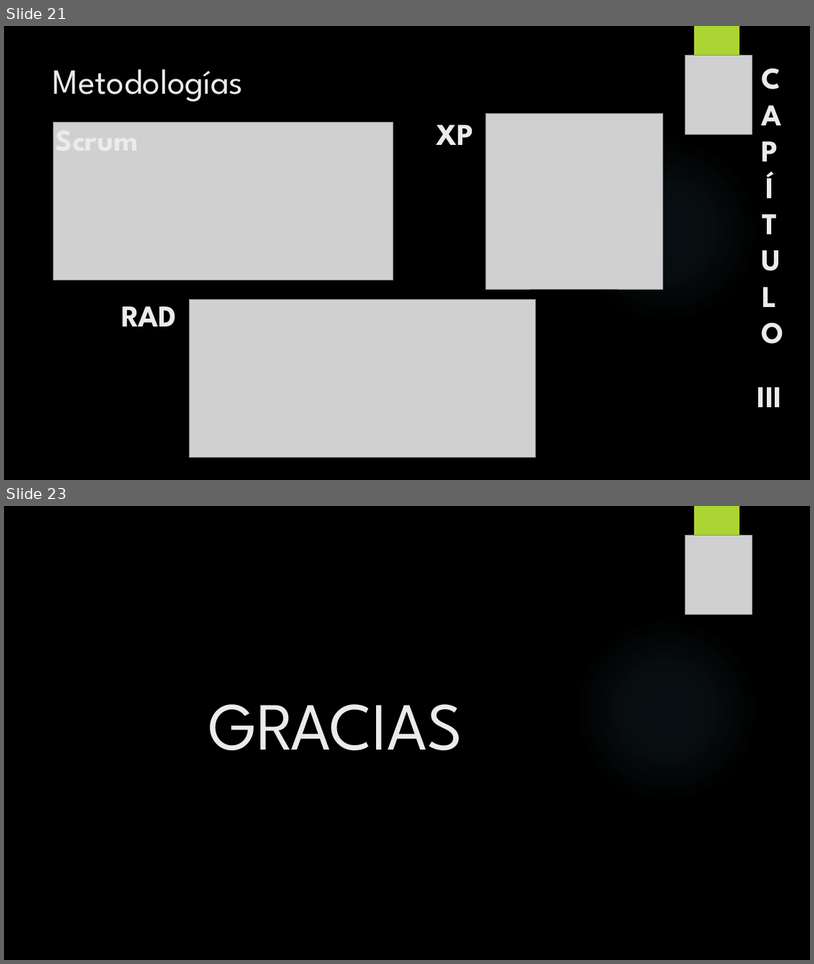
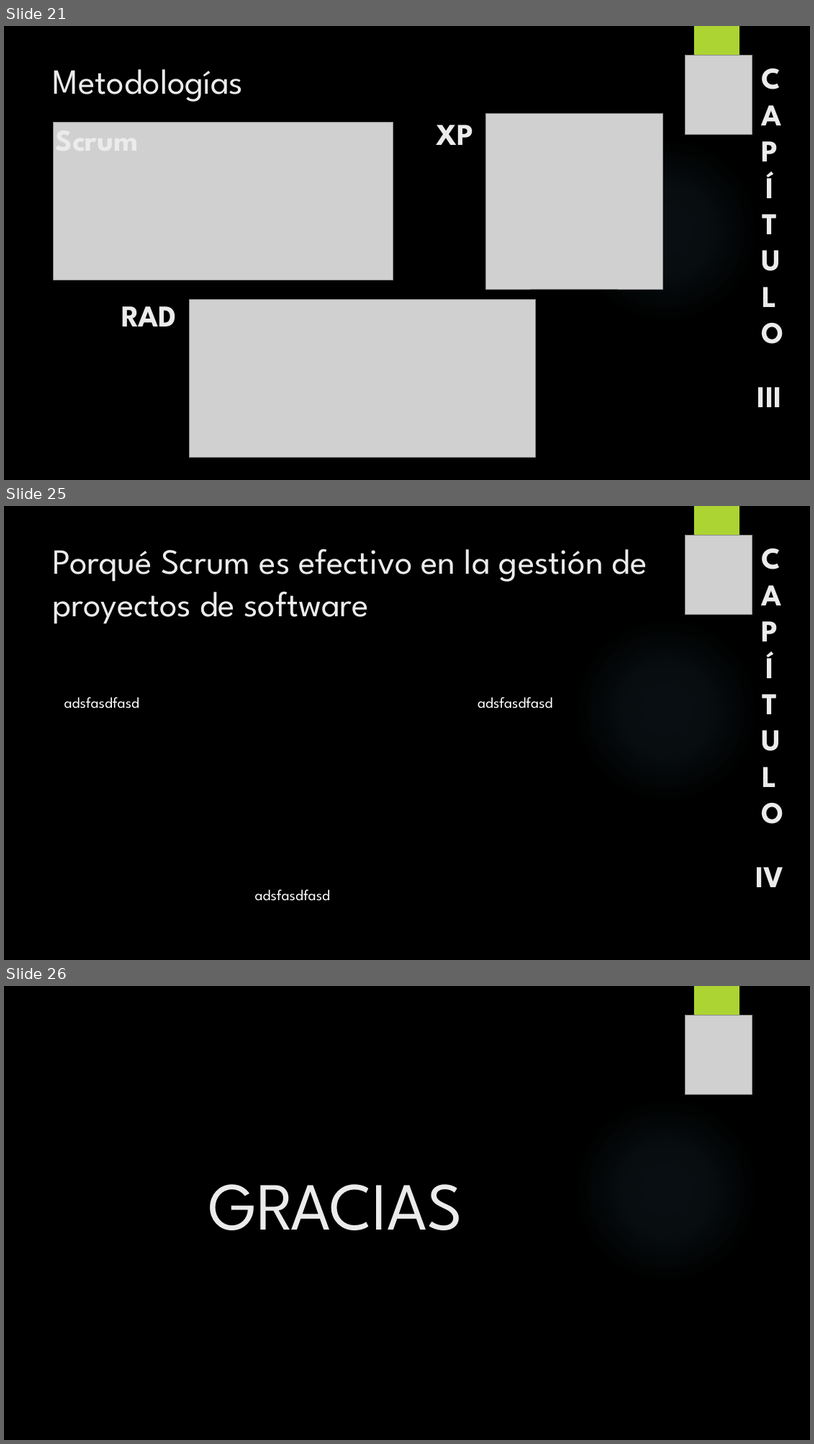
Before and after one commit to Climbhazard/tesis-visora, a slide deck: Tesis.pptx. Shown one above the other, each under a label of ours: slides 21 and 23 before the commit, slides 21, 25 and 26 after it; the slides between them are not shown. The pictures are 814x964 and 814x1444 pixels, drawn with LibreOffice and Linux fonts; fonts in the diff are those of the drawing; grey boxes stand for pictures; background and template pictures are left out. Boxes give left, top, right and bottom in pixels: in the first picture for what was removed or moved away, otherwise in the second. Text is boxed around its words. In the diff, an @@ line names an element or a change of style, - is before the commit and + after.

```diff
--- a/Tesis.pptx
+++ b/Tesis.pptx
@@ slide 25 added at (4,506,810,960), background picture (left out); not listed: 2 template elements that a slide beside it also shows @@
@@ title added at (53,548,648,624), 42 pt, text #EBEBEB @@
+Porqué Scrum es efectivo en la gestión de proyectos de software
@@ picture added at (686,535,752,614) @@
@@ text added at (756,536,784,854), 36 pt, text #EBEBEB, bold @@
+CAPÍTULO
@@ text added at (64,697,139,708), 18 pt, text #FFFFFF @@
+adsfasdfasd
@@ text added at (478,697,553,708), 18 pt, text #FFFFFF @@
+adsfasdfasd
@@ text added at (756,867,784,887), 36 pt, text #EBEBEB, bold @@
+IV
@@ text added at (255,889,330,901), 18 pt, text #FFFFFF @@
+adsfasdfasd
@@ what was slide 23 is now slide 26 @@
```
Also in this commit, not shown: 4 slides changed, 2 other slides added.
